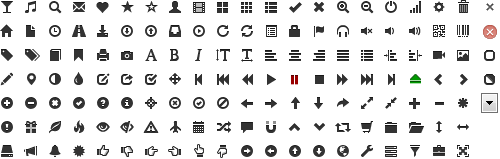
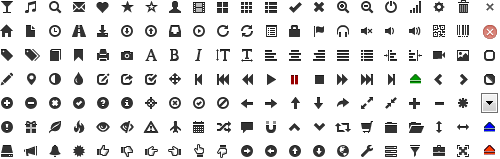
The second 500px x 159px image is a revision of the first. Changes to its layers:
painted on "glyphicons-halflings.png" over (x1=484, y1=122, x2=495, y2=155)
